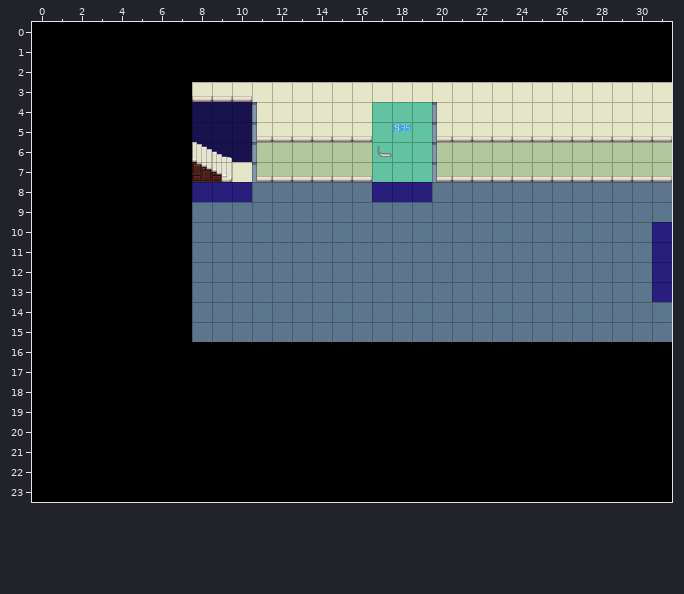
Level history. Tiled map: assets/maps/sousSolCouloir2.tmx. Above, as it was before the edit.
Cells are 32x32 px. Shown: x 0..31, y 0..23.
New version:
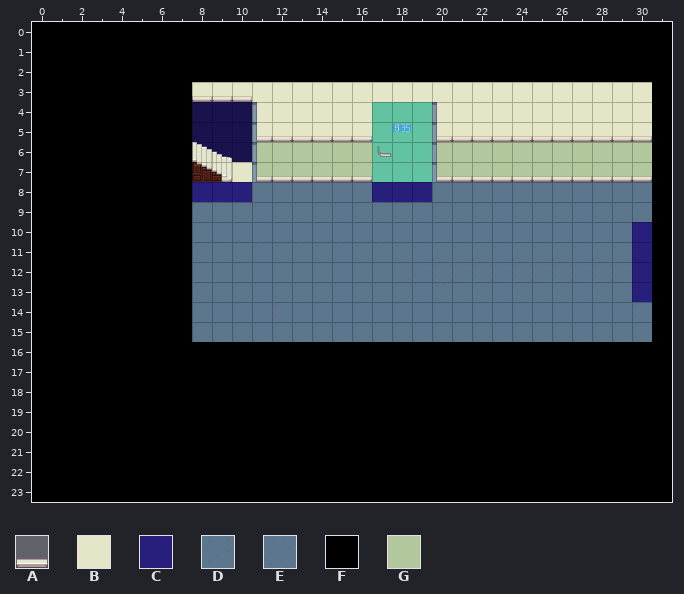
Key: from "Interior": A 800, B 821; from "couleur": C 3; from "pixel-cyberpunk-interior": D 46, E 67; from "porte": F 0, G 9.
_ is an empty cell, . an unchanged one.
From the commit log: nouveaux couloir et correction bug piliers etage1
From old to new:
--- layer "sol"
@@ x 31..31 @@
- 8 D
- 9 D
+ 8 _
+ 9 _
@@ x 31..31 @@
-14 E
-15 E
+14 _
+15 _
--- layer "vers_sousSolCouloir1"
@@ x 30..31 @@
-10 _C
-11 _C
-12 _C
-13 _C
+10 C_
+11 C_
+12 C_
+13 C_
--- layer "noir 99"
@@ x 31..31 @@
- 8 _
- 9 _
-10 _
-11 _
-12 _
-13 _
-14 _
-15 _
+ 8 F
+ 9 F
+10 F
+11 F
+12 F
+13 F
+14 F
+15 F
--- layer "couleur mur 99"
@@ x 31..31 @@
- 3 B
- 4 B
- 5 B
- 6 G
- 7 G
+ 3 _
+ 4 _
+ 5 _
+ 6 _
+ 7 _
--- layer "mur 99"
@@ x 31..31 @@
- 5 A
+ 5 _
@@ x 31..31 @@
- 7 A
+ 7 _
Boxes around the changes in both pictures, in picture pixels (x1, y1, x2, y2):
changed: (632, 82, 672, 342)
